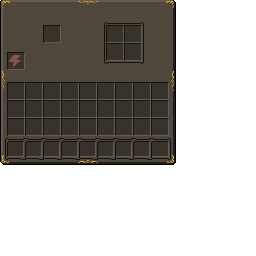
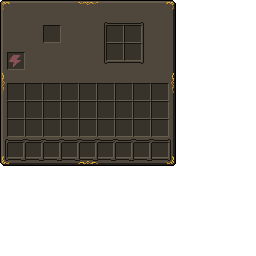
Before/after of a 256px x 256px layered artwork. What changed in the layer stack:
removed layer "background" over (0, 0, 176, 165)
renamed "slot_quad_border.png" to "te_background.png", painted on it over (0, 0, 176, 166)
